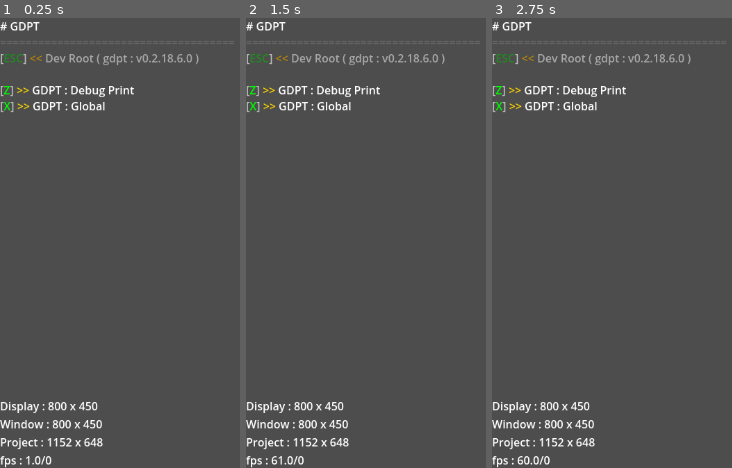
Above: before the commit, frames 1-3 (left to right).
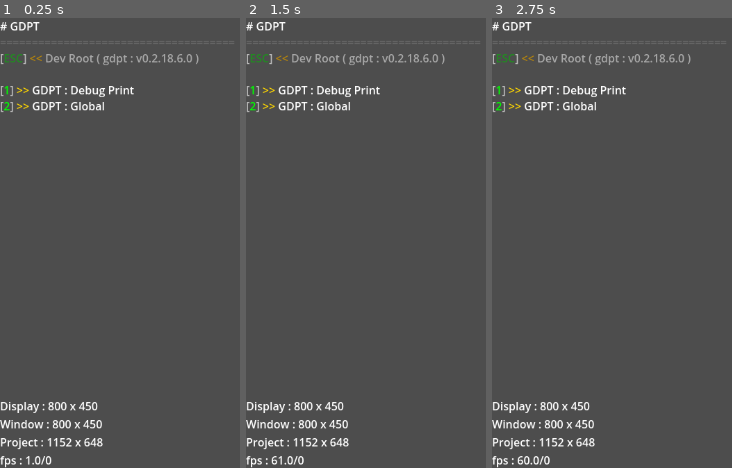
Above: after the commit, the same moments.

Repository: R2Road/godot_play_tool
Game: Godot game, scene res://test_gdpt/test_gdpt_root.tscn
Two runs of this game, one before a commit and one after it. Both use one fixed random seed, a clock stepped at 60 frames per second and the inputs below. This scene is started directly instead of the project's main scene.
Inputs (mouse positions are in pixels of both pictures, inside the frame that each line leads up to):
- Up to frame 1 (0.25 s): no input
- Up to frame 2 (1.5 s): tap Enter at 0.5 s; move the mouse to (outside the picture) at 0.52 s; hold D 0.53-1.25 s; tap 1 at 0.6 s; click (outside the picture) at 0.67 s; tap Space at 0.77 s; tap 2 at 0.8 s; drag from (485, 265) to (outside the picture) at 1.27 s
- Up to frame 3 (2.75 s): tap Space at 2 s; move the mouse to (outside the picture) at 2.02 s; hold D from 2.03 s (still down); tap Z at 2.1 s; tap X at 2.3 s

The runs differ from the first frame. In frame 1, 0.4% of the frame differs, in the area x 1-56%, y 15-21%; in frame 2, 0.4%; in frame 3, 0.4%.
Error in both runs: Out of bounds get index '1' (on base: 'Array[Dictionary]') (res://addons/godot_play_tool/scene/gdpt_scene.gd:25)

Commit message:
adjust key map

Diff:
--- a/project/test_gdpt/test_gdpt_root.gd
+++ b/project/test_gdpt/test_gdpt_root.gd
@@ -18,6 +18,6 @@
 	pam.add_split()
 	pam.add_front( dev_root.scene_name(),			Key.KEY_ESCAPE, dev_root.scene_path() )
 	pam.add_lf()
-	pam.add_mover( test_gdpt___debug_print.scene_name(),	Key.KEY_Z, test_gdpt___debug_print.scene_path() )
-	pam.add_mover( test_gdpt___global.scene_name(),			Key.KEY_X, test_gdpt___global.scene_path() )
+	pam.add_mover( test_gdpt___debug_print.scene_name(),	Key.KEY_1, test_gdpt___debug_print.scene_path() )
+	pam.add_mover( test_gdpt___global.scene_name(),			Key.KEY_2, test_gdpt___global.scene_path() )
 	build_summary( eSceneType.TEST )
